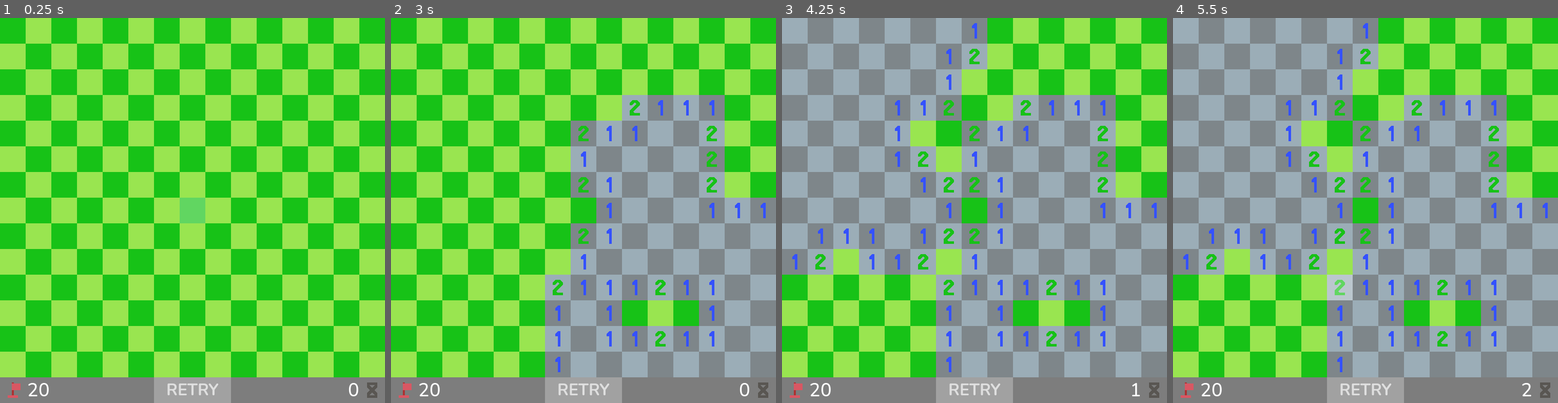
Above: before the commit, frames 1-4 (left to right).
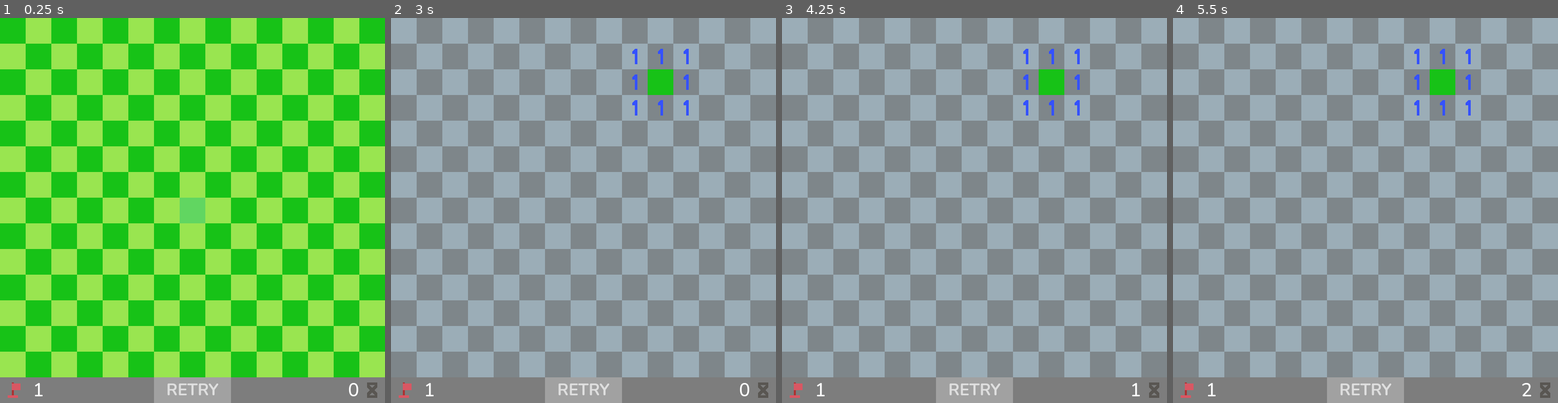
Above: after the commit, the same moments.

Repository: VladZodchey/sweeper
Game: Godot game, scene res://scenes/main.tscn
Same seed, same stepped clock (60 frames per second), same inputs: the game is played once before the commit and once after it.
Inputs (mouse positions are in pixels of both pictures, inside the frame that each line leads up to):
- Up to frame 1 (0.25 s): no input
- Up to frame 2 (3 s): click "RETRY" at 0.5 s; click "RETRY" at 1.25 s; click "RETRY" at 2 s; tap Enter at 2.75 s; move the mouse to (668, 191) at 2.77 s; click (668, 191) at 2.92 s
- Up to frame 3 (4.25 s): tap Space at 3.5 s; move the mouse to (897, 229) at 3.52 s; click (897, 229) at 3.67 s
- Up to frame 4 (5.5 s): tap Enter at 4.25 s; move the mouse to (1404, 125) at 4.27 s; click (1404, 125) at 4.42 s; tap Space at 5 s; move the mouse to (1346, 287) at 5.02 s; click (1346, 287) at 5.17 s

The runs differ from the first frame. In frame 1, less than 0.1% of the frame differs, in the area x 7-13%, y 94-99%; in frame 2, 60%, in the area x 0-100%, y 0-99%; in frame 3, 31%; in frame 4, 31%.

Commit message:
пофиксил таймер

Diff:
--- a/project.godot
+++ b/project.godot
@@ -11,9 +11,10 @@
 [application]
 
 config/name="Minesweeper"
+config/version="1.0"
 run/main_scene="res://scenes/main.tscn"
 config/features=PackedStringArray("4.2", "Forward Plus")
-config/icon="res://icon.svg"
+config/icon="res://assets/Timer.png"
 
 [autoload]
 
@@ -23,6 +24,7 @@
 
 window/size/viewport_width=750
 window/size/viewport_height=750
+window/size/resizable=false
 
 [rendering]
 
--- a/scenes/hud.tscn
+++ b/scenes/hud.tscn
@@ -37,7 +37,7 @@
 script = ExtResource("3_ah8nc")
 
 [node name="Timerlabel" type="Label" parent="."]
-offset_left = 650.0
+offset_left = 600.0
 offset_top = 700.0
 offset_right = 700.0
 offset_bottom = 750.0
--- a/scripts/global.gd
+++ b/scripts/global.gd
@@ -1,7 +1,7 @@
 extends Node
 # !ГЛОБАЛЬНЫЕ НАСТРОЙКИ!
 
-const max_mines = 20
+const max_mines = 1
 var mines = 20
 var time = 0
 var stop : bool = true
--- a/scripts/sweeper.gd
+++ b/scripts/sweeper.gd
@@ -121,16 +121,7 @@
 			set_cell(flag_layer, pos, tile_id, flag_atlas)
 			Global.mines -= 1
 		flagged.emit()
-	var all_revealed := true
-	for cell in get_used_cells(mine_layer):
-		if not is_flag(cell):
-			all_revealed = false
-	for i in get_empty_cells():
-		if is_grass(i):
-			all_revealed = false
-	if all_revealed:
-		won.emit()
-		running = false
+	check_win()
 # Обработка лкм (подкоп клеток)
 func process_lmb(pos):
 	var revealed := []
@@ -144,16 +135,7 @@
 		if not is_number(to_reveal[0]):
 			to_reveal = reveal_cells(to_reveal, revealed)
 		to_reveal.erase(to_reveal[0])
-	var all_revealed := true
-	for cell in get_used_cells(mine_layer):
-		if not is_flag(cell):
-			all_revealed = false
-	for i in get_empty_cells():
-		if is_grass(i):
-			all_revealed = false
-	if all_revealed:
-		won.emit()
-		running = false
+	check_win()
 	opened.emit()
 func reveal_cells(to_reveal, revealed):
 	for i in get_surrounding(to_reveal[0]):
@@ -180,6 +162,18 @@
 		for x in range(COLS):
 			if is_mine(Vector2i(x, y)):
 				erase_cell(grass_layer, Vector2i(x, y))
+func check_win():
+	var all_revealed := true
+	for cell in get_used_cells(mine_layer):
+		if not is_flag(cell):
+			all_revealed = false
+	for i in get_empty_cells():
+		if is_grass(i):
+			all_revealed = false
+	if all_revealed:
+		won.emit()
+		Global.stop = true
+		running = false
 
 # Проверки по тайлам
 func is_mine(pos):
Not shown, added: export_presets.cfg
